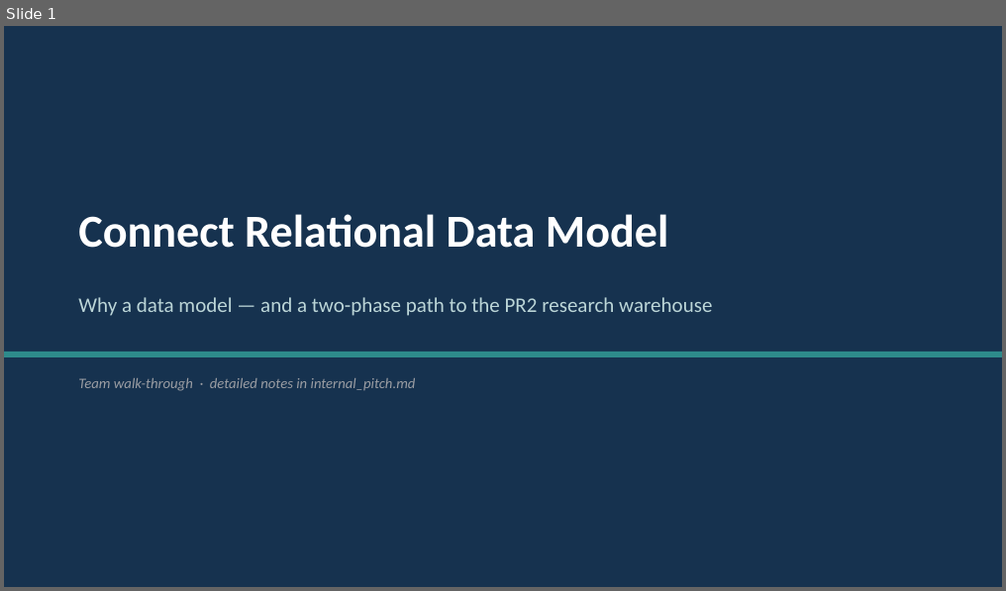
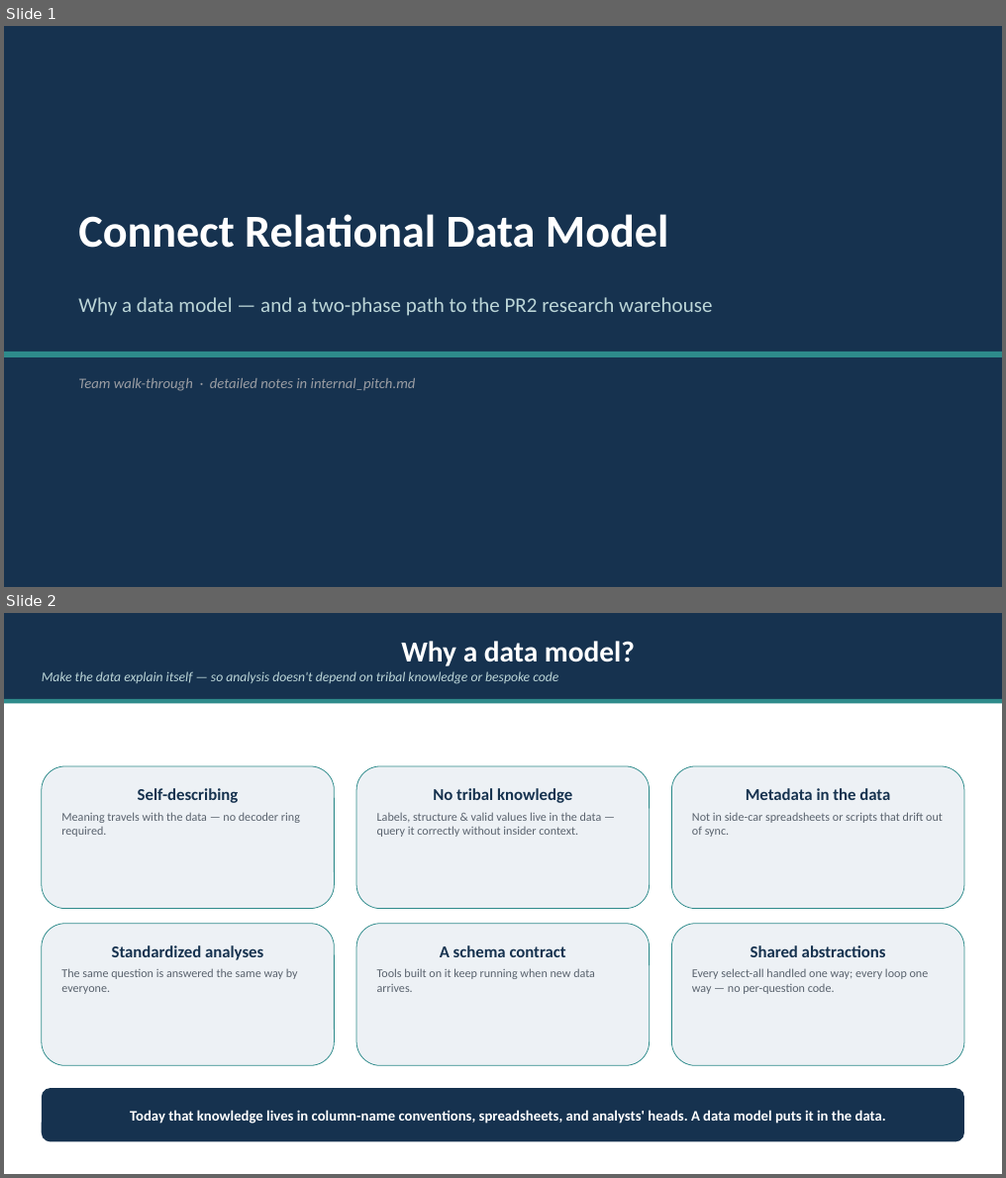
Before and after one commit to Analyticsphere/relational_data_model_demo, a slide deck: docs/Connect_Data_Model_Pitch.pptx. Shown one above the other, each under a label of ours: slide 1 before the commit, slides 1 and 2 after it. The pictures are 1006x591 and 1006x1178 pixels, drawn with LibreOffice and Linux fonts; fonts in the diff are those of the drawing. Boxes give left, top, right and bottom in pixels: in the first picture for what was removed or moved away, otherwise in the second. Text is boxed around its words. In the diff, an @@ line names an element or a change of style, - is before the commit and + after.

Commit message:
Add value-prop opener, long-format analytics demo slides, and integrated overview
- Deck: new "Why a data model?" value-prop opener (self-describing, no tribal knowledge,
  metadata-in-data, schema contract, shared abstractions); OMOP slide retitled as the build
- Deck: 3 "Analyzing long format" demo slides (labels via one join; wide via a generic
  PIVOT in SQL/Python/R; counts as a GROUP BY) backed by runnable sql/demo_long_format.sql (DuckDB)
- docs/connect_integrated*.svg: overview overlaying the survey-answer plane + event/round plane
  (the responses -> session -> round seam)

```diff
--- a/docs/Connect_Data_Model_Pitch.pptx
+++ b/docs/Connect_Data_Model_Pitch.pptx
@@ slide 2 added at <box>4,613,1002,1174</box>, background #FFFFFF @@
@@ rectangle added at <box>4,613,1002,699</box>, fill #16324F, 13 pt, text #BBD5D7, italic @@
+Why a data model?
+Make the data explain itself — so analysis doesn't depend on tribal knowledge or bespoke code
@@ rectangle added at <box>4,699,1002,703</box>, fill #2E8B8B @@
@@ rounded rectangle added at <box>42,766,334,909</box>, fill #EDF1F5, outline #2E8B8B 0.75 pt, 11.5 pt, text #5A636E @@
+Self-describing
+Meaning travels with the data — no decoder ring required.
@@ rounded rectangle added at <box>356,766,649,909</box>, fill #EDF1F5, outline #2E8B8B 0.75 pt, 11.5 pt, text #5A636E @@
+No tribal knowledge
+Labels, structure & valid values live in the data — query it correctly without insider context.
@@ rounded rectangle added at <box>672,766,964,909</box>, fill #EDF1F5, outline #2E8B8B 0.75 pt, 11.5 pt, text #5A636E @@
+Metadata in the data
+Not in side-car spreadsheets or scripts that drift out of sync.
@@ rounded rectangle added at <box>42,924,334,1065</box>, fill #EDF1F5, outline #2E8B8B 0.75 pt, 11.5 pt, text #5A636E @@
+Standardized analyses
+The same question is answered the same way by everyone.
@@ rounded rectangle added at <box>356,924,649,1065</box>, fill #EDF1F5, outline #2E8B8B 0.75 pt, 11.5 pt, text #5A636E @@
+A schema contract
+Tools built on it keep running when new data arrives.
@@ rounded rectangle added at <box>672,924,964,1065</box>, fill #EDF1F5, outline #2E8B8B 0.75 pt, 11.5 pt, text #5A636E @@
+Shared abstractions
+Every select-all handled one way; every loop one way — no per-question code.
@@ rounded rectangle added at <box>42,1088,964,1143</box>, fill #16324F, 14 pt, text #FFFFFF, bold @@
+Today that knowledge lives in column-name conventions, spreadsheets, and analysts' heads. A data model puts it in the data.
```
Also in this commit, not shown: 1 slide changed, 3 other slides added, 7 other files.
